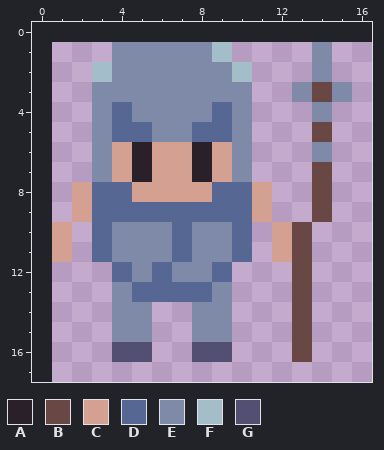
Pixel-art file, stored at Assets/Arts/Personas/Lancer/lancer.aseprite. Above: the version before the commit.
16x17 pixels, 1 frame. The old version is drawn lined up with the new one, on the new canvas.
Palette (. is transparent): A #2a202a  B #694744  C #d3a092  D #566794  E #7e8aa7  F #a3bdc9  G #524f73
Pixels before, first column x 1:
 1 ...EEEEEF....E.
 2 ..FEEEEEEF...E.
 3 ..EEEEEEEE..EBE
 4 ..EDEEEEDE...E.
 5 ..EDDEEDDE...B.
 6 ..ECACCACE...E.
 7 ..ECACCACE...B.
 8 .CDDCCCCDDC..B.
 9 .CDDDDDDDDC..B.
10 C.DEEEDEED.CB..
11 C.DEEEDEED.CB..
12 ...DEDEED...B..
13 ...EDDDDE...B..
14 ...EE..EE...B..
15 ...EE..EE...B..
16 ...GG..GG...B..
After the commit:
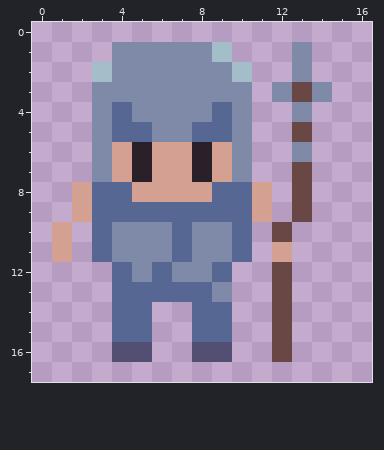
Change:
canvas 16x17 -> 17x18, the old top-left corner now at 1,1
y 1..2: x 13..14 .E -> E.
y 3: x 12..15 .EBE -> EBE.
y 4: x 13..14 .E -> E.
y 5: x 13..14 .B -> B.
y 6: x 13..14 .E -> E.
y 7..9: x 13..14 .B -> B.
y 10: x 12..13 CB -> B.
y 11: x 13 B -> .
y 12: x 12..13 .B -> B.
y 13: x 4 E -> D; x 12..13 .B -> B.
y 14..15: x 4..5 EE -> DD; x 8..9 EE -> DD; x 12..13 .B -> B.
y 16: x 12..13 .B -> B.
Boxes around the changes in both pictures, in picture pixels (x1, y1, x2, y2):
changed: (112, 42, 352, 362)
